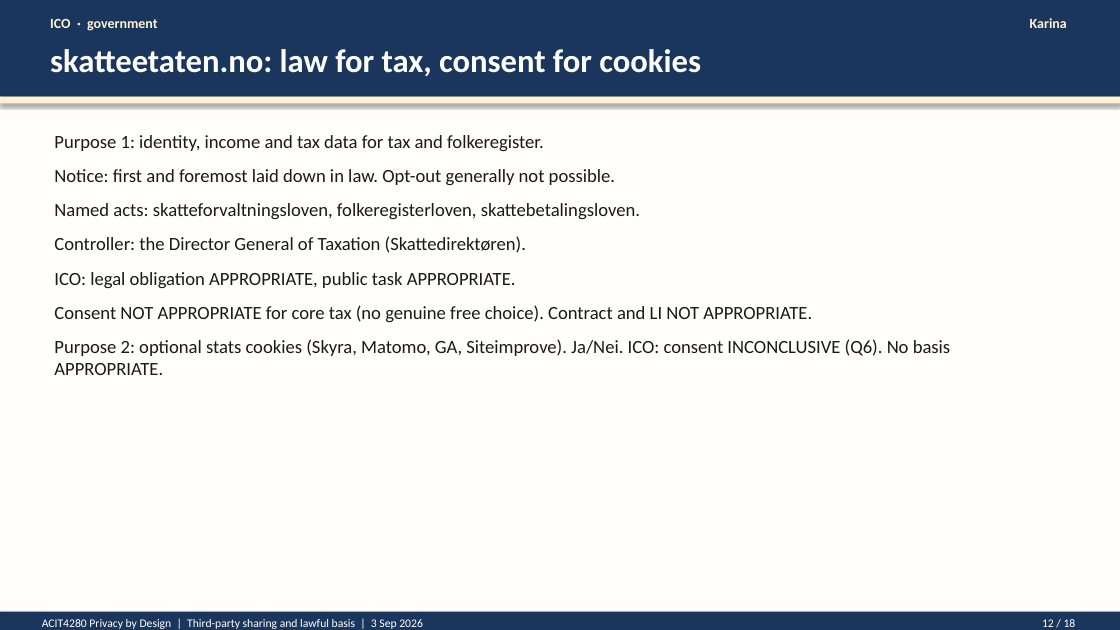
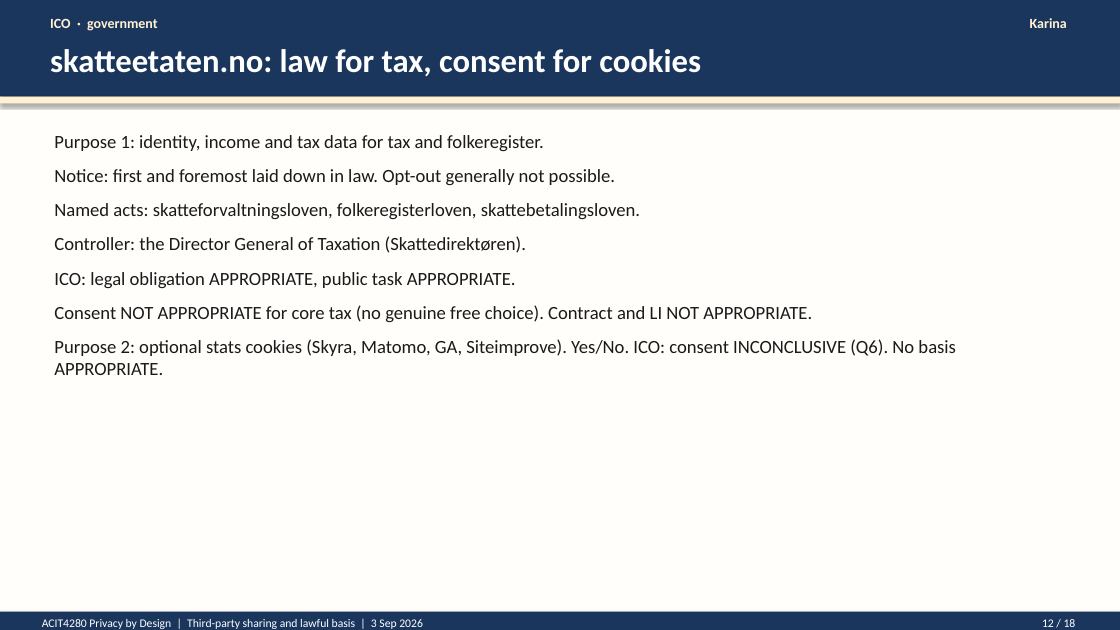
Before and after one commit to kasa031/Bacheloroppgave, a slide deck: slide 12 of ACIT4280_1A_presentation.pptx. Drawn at 1120x630 pixels with LibreOffice and Linux fonts; fonts in the diff are those of the drawing. Boxes give left, top, right and bottom in pixels: in the first picture for what was removed or moved away, otherwise in the second. Text is boxed around its words. In the diff, an @@ line names an element or a change of style, - is before the commit and + after.

```diff
--- a/ACIT4280_1A_presentation.pptx
+++ b/ACIT4280_1A_presentation.pptx
@@ text at [54,339,956,375]: text changed @@
-Purpose 2: optional stats cookies (Skyra, Matomo, GA, Siteimprove). Ja/Nei. ICO: consent INCONCLUSIVE (Q6). No basis APPROPRIATE.
+Purpose 2: optional stats cookies (Skyra, Matomo, GA, Siteimprove). Yes/No. ICO: consent INCONCLUSIVE (Q6). No basis APPROPRIATE.
```
Also in this commit, not shown: 3 other slides changed, 9 other files.
